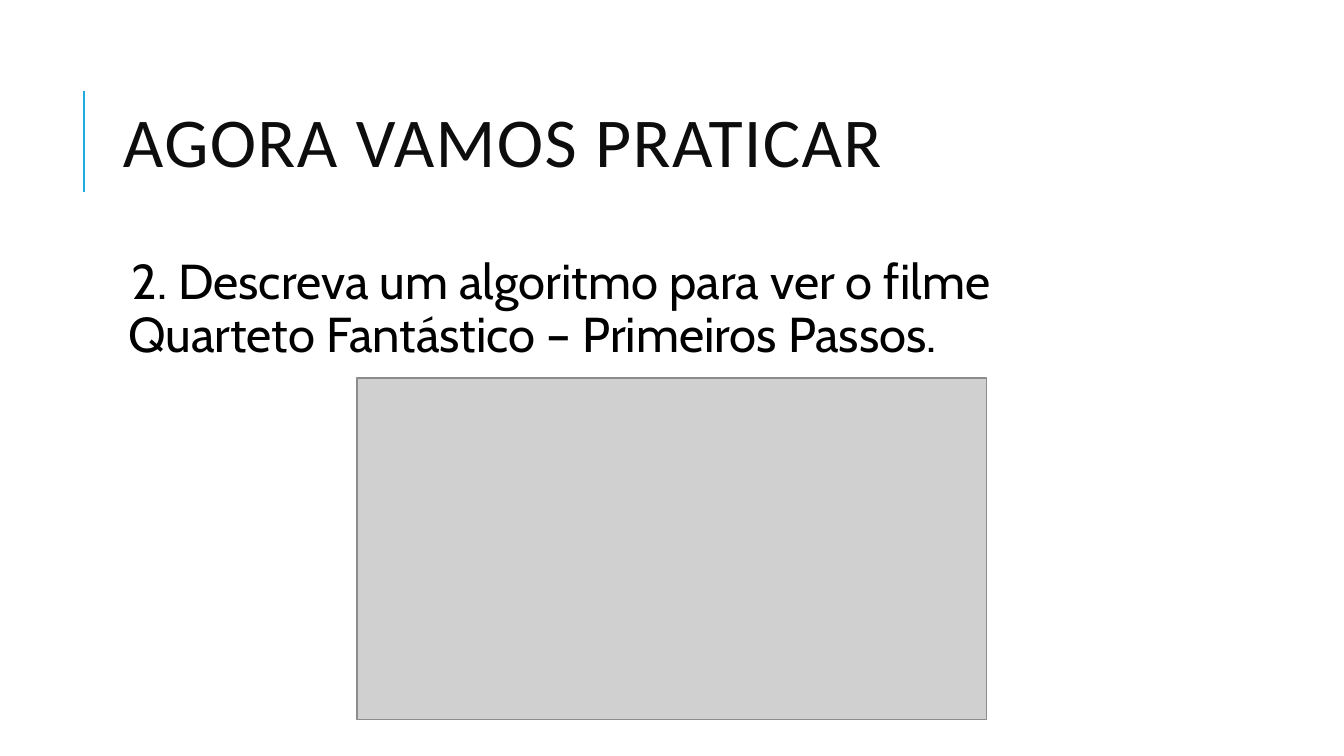
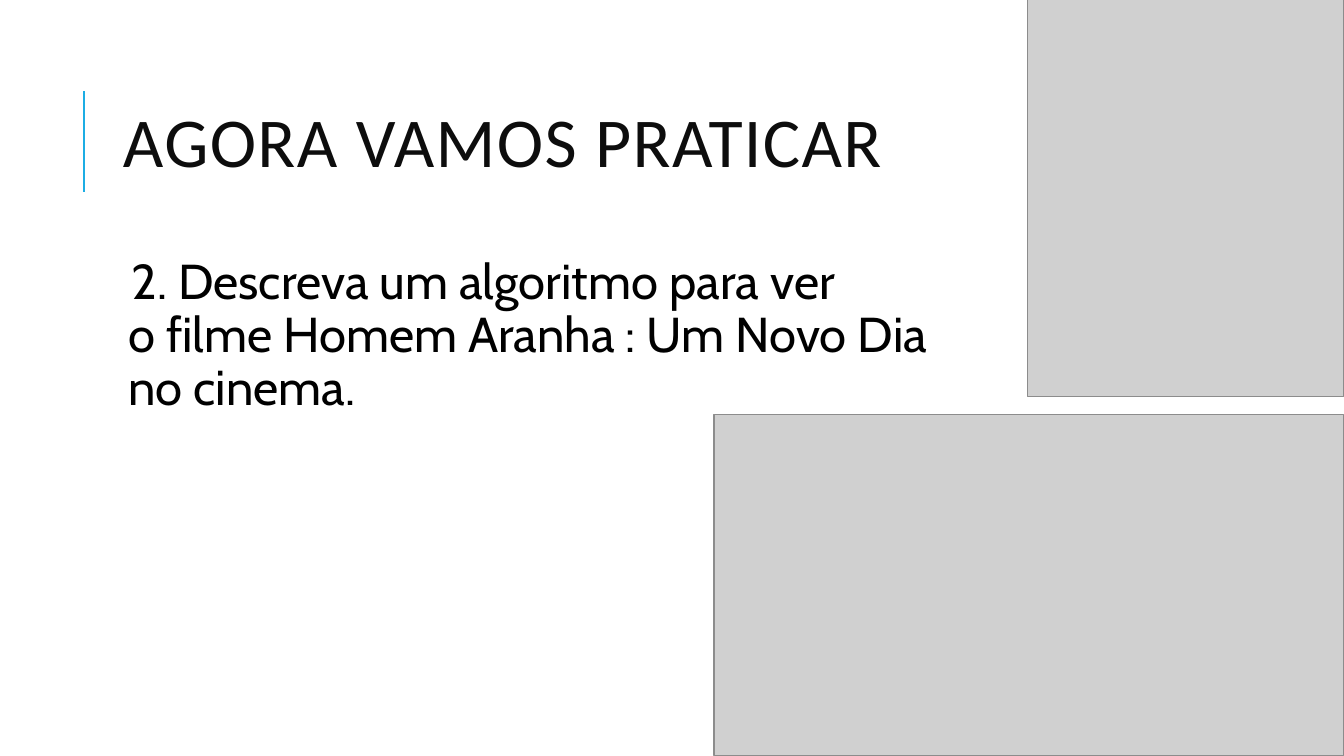
Before and after one commit to danhpaiva/una-teach-mca-202602, a slide deck: slide 13 of slide/teorica/01/01.raciocinio_logico_alg.pptx (slide 17 before the commit). Drawn at 1344x756 pixels with LibreOffice and Linux fonts; fonts in the diff are those of the drawing; grey boxes stand for pictures. Boxes give left, top, right and bottom in pixels: in the first picture for what was removed or moved away, otherwise in the second. Text is boxed around its words. In the diff, an @@ line names an element or a change of style, - is before the commit and + after.

```diff
--- a/slide/teorica/01/01.raciocinio_logico_alg.pptx
+++ b/slide/teorica/01/01.raciocinio_logico_alg.pptx
@@ picture added at (1028, 0, 1344, 397) @@
@@ text at (128, 262, 927, 406): text changed @@
-  2. Descreva um algoritmo para ver o filme Quarteto Fantástico – Primeiros Passos.
+  2. Descreva um algoritmo para ver
+  o filme Homem Aranha : Um Novo Dia
+  no cinema.
@@ picture: place and size @@
-picture at (357, 378, 987, 720)
+picture at (714, 414, 1344, 756)
```
Also in this commit, not shown: 3 other slides changed, 1 slide added, 8 slides removed, 1 other file.
